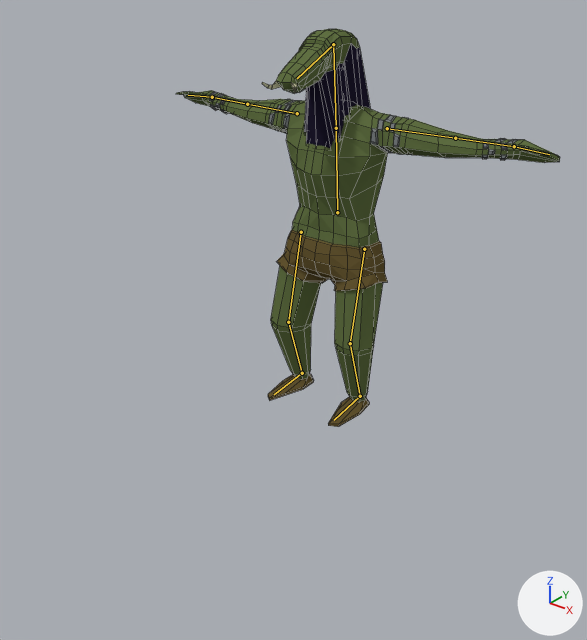
What one commit did to the Blender file Assets/Enemys/Meshes/inamic final 3.blend.
One viewpoint serves both versions: a 50 mm lens placed at (7.9, -10.94, 8.14), pointed at (0.97, -2.27, 2.76). Lighting does not change. The marker at lower right points along +X, +Y and +Z. The bones that bend it are drawn over the model as lines. Mesh edges are drawn as thin lines.
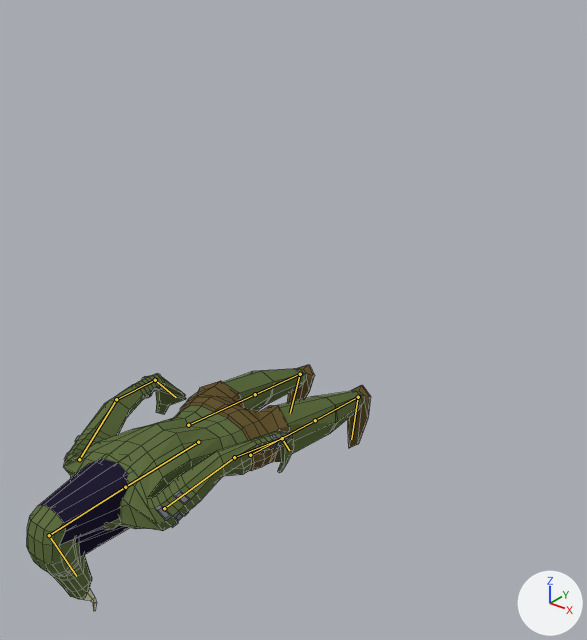
The newer file adds an action. The first version stands in its rest pose; the second is drawn at frame 30 of the action 'Death'.

The change, as JSON lines over the scene's bpy script:
```json
{"block": "bone_chest", "where": "bone_chest = bpy.data.objects['Armature'].pose.bones['Chest']"}
{"op": "set", "path": "bone_chest.location", "old": "(0.0, 0.0, 0.0)", "new": "(0.0, -2.59, 3.84)"}
{"op": "set", "path": "bone_chest.rotation_quaternion", "old": "(1.0, 0.0, 0.0, 0.0)", "new": "(0.736, 0.677, 0.0, 0.0)", "note": "degrees (0, 0, 0) -> degrees (85, 0, 0)"}
{"block": "bone_arm_ik_l", "where": "bone_arm_ik_l = bpy.data.objects['Armature'].pose.bones['Arm IK.L']"}
{"op": "set", "path": "bone_arm_ik_l.location", "old": "(0.0, 0.0, 0.0)", "new": "(-2.35, -2.97, -4.45)"}
{"op": "set", "path": "bone_arm_ik_l.rotation_quaternion", "old": "(1.0, 0.0, 0.0, 0.0)", "new": "(0.736, 0.677, 0.0, 0.0)", "note": "degrees (0, 0, 0) -> degrees (85, 0, 0)"}
{"block": "bone_knee_l", "where": "bone_knee_l = bpy.data.objects['Armature'].pose.bones['Knee.L']"}
{"op": "set", "path": "bone_knee_l.location", "old": "(0.0, 0.0, 0.0)", "new": "(0.0, -1.07, 0.23)"}
{"op": "set", "path": "bone_knee_l.rotation_quaternion", "old": "(1.0, 0.0, 0.0, 0.0)", "new": "(0.973, 0.23, 0.0, 0.0)", "note": "degrees (0, 0, 0) -> degrees (27, 0, 0)"}
{"block": "bone_elbow_l", "where": "bone_elbow_l = bpy.data.objects['Armature'].pose.bones['Elbow.L']"}
{"op": "set", "path": "bone_elbow_l.location", "old": "(0.0, 0.0, 0.0)", "new": "(-1.83, -5.6, 3.18)"}
{"op": "set", "path": "bone_elbow_l.rotation_quaternion", "old": "(1.0, 0.0, 0.0, 0.0)", "new": "(0.736, 0.677, 0.0, 0.0)", "note": "degrees (0, 0, 0) -> degrees (85, 0, 0)"}
{"block": "bone_arm_ik_r", "where": "bone_arm_ik_r = bpy.data.objects['Armature'].pose.bones['Arm IK.R']"}
{"op": "set", "path": "bone_arm_ik_r.location", "old": "(0.0, 0.0, 0.0)", "new": "(2.35, -2.97, -4.45)"}
{"op": "set", "path": "bone_arm_ik_r.rotation_quaternion", "old": "(1.0, 0.0, 0.0, 0.0)", "new": "(0.736, 0.677, 0.0, 0.0)", "note": "degrees (0, 0, 0) -> degrees (85, 0, 0)"}
{"block": "bone_knee_r", "where": "bone_knee_r = bpy.data.objects['Armature'].pose.bones['Knee.R']"}
{"op": "set", "path": "bone_knee_r.location", "old": "(0.0, 0.0, 0.0)", "new": "(0.0, -1.07, 0.23)"}
{"op": "set", "path": "bone_knee_r.rotation_quaternion", "old": "(1.0, 0.0, 0.0, 0.0)", "new": "(0.973, 0.23, 0.0, 0.0)", "note": "degrees (0, 0, 0) -> degrees (27, 0, 0)"}
{"block": "bone_elbow_r", "where": "bone_elbow_r = bpy.data.objects['Armature'].pose.bones['Elbow.R']"}
{"op": "set", "path": "bone_elbow_r.location", "old": "(0.0, 0.0, 0.0)", "new": "(1.83, -5.6, 3.18)"}
{"op": "set", "path": "bone_elbow_r.rotation_quaternion", "old": "(1.0, 0.0, 0.0, 0.0)", "new": "(0.736, 0.677, 0.0, 0.0)", "note": "degrees (0, 0, 0) -> degrees (85, 0, 0)"}
```

Changed parts and their boxes (x1, y1, x2, y2) in the pictures (587 x 640 px):
```json
{"object": "Cylinder", "change": "posed", "before": [176, 29, 560, 427], "after": [27, 365, 371, 611], "on screen": "10% narrower, 38% shorter"}
{"bone": "Chest", "before": "(337, 212) to (336, 128)", "after": "(198, 442) to (125, 487)"}
```
